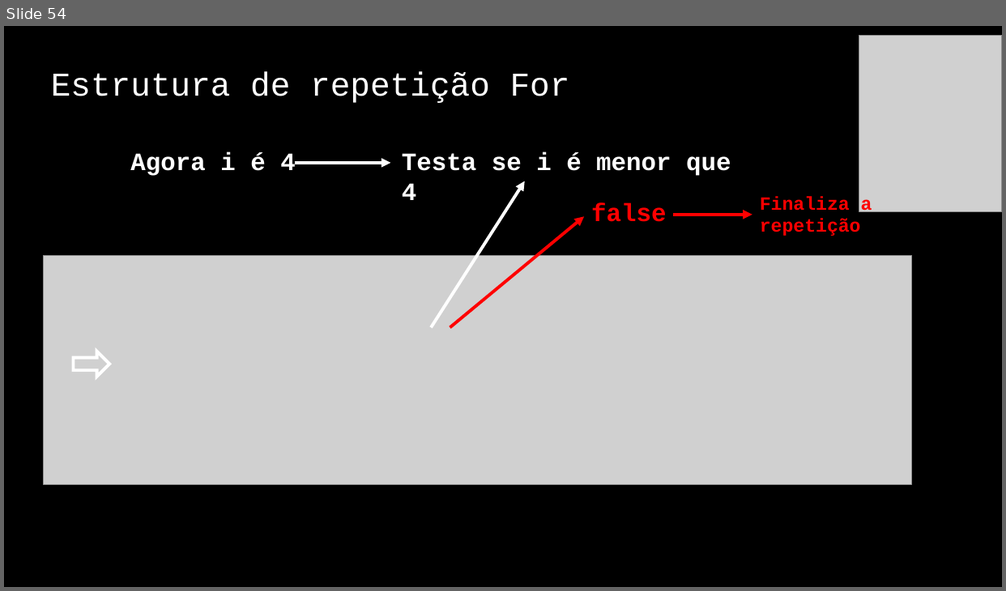
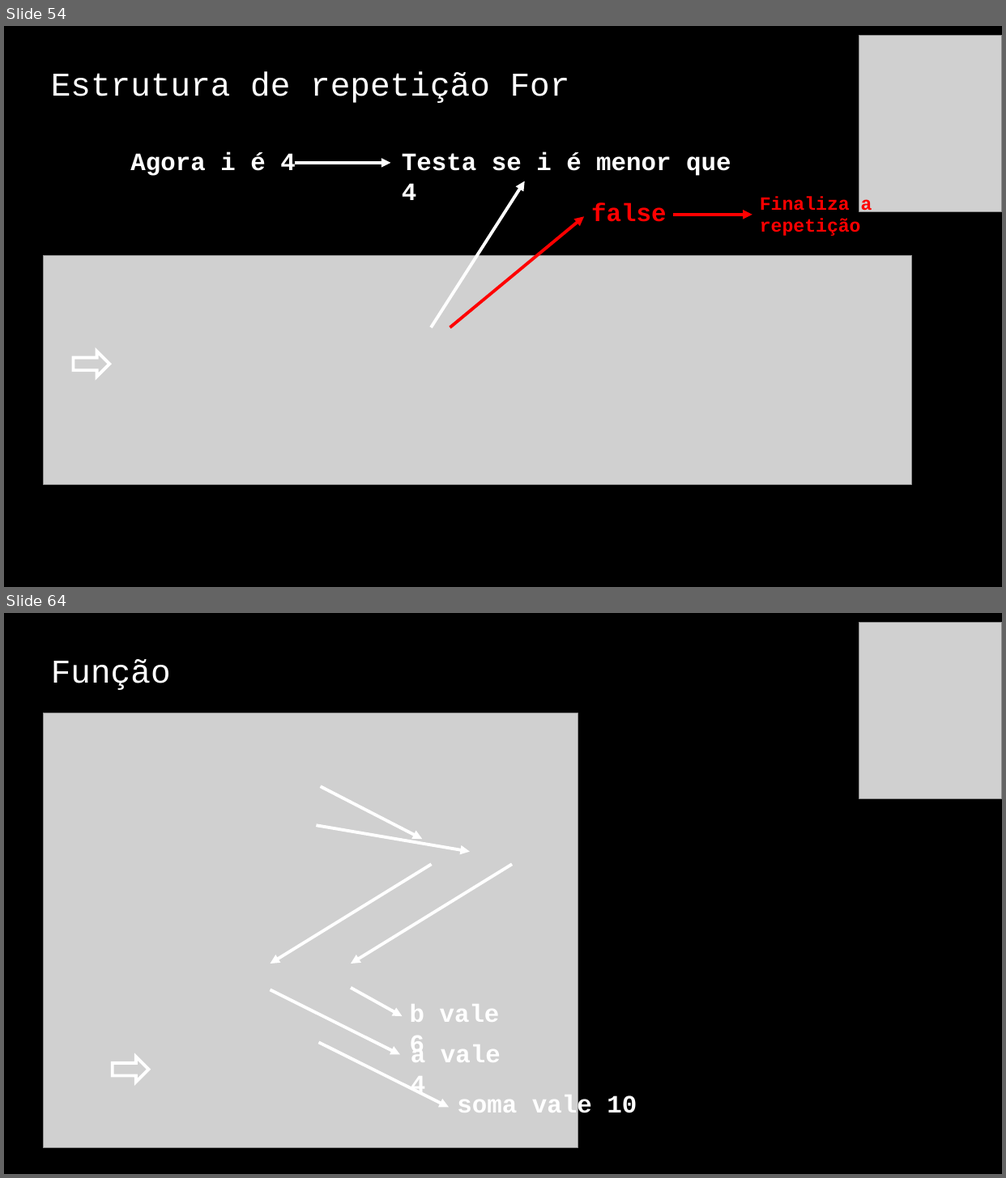
Before and after one commit to jrdutra/algoritmos, a slide deck: material_de_apoio/resumo_pratico.pptx. Shown one above the other, each under a label of ours: slide 54 before the commit, slides 54 and 64 after it; the slides between them are not shown. The pictures are 1006x591 and 1006x1178 pixels, drawn with LibreOffice and Linux fonts; fonts in the diff are those of the drawing; grey boxes stand for pictures. Boxes give left, top, right and bottom in pixels: in the first picture for what was removed or moved away, otherwise in the second. Text is boxed around its words. In the diff, an @@ line names an element or a change of style, - is before the commit and + after.

```diff
--- a/material_de_apoio/resumo_pratico.pptx
+++ b/material_de_apoio/resumo_pratico.pptx
@@ slide 64 added at [4, 613, 1002, 1174], background #000000 @@
@@ picture added at [859, 622, 1002, 798] @@
@@ title added at [51, 659, 171, 690], 32 pt, text #FFFFFF @@
+Função
@@ picture added at [44, 713, 578, 1148] @@
@@ arrow added from (321, 786) to (423, 839), #FFFFFF 3 pt @@
@@ arrow added from (316, 825) to (470, 852), #FFFFFF 3 pt @@
@@ arrow added from (432, 865) to (270, 964), #FFFFFF 3 pt @@
@@ arrow added from (513, 865) to (351, 964), #FFFFFF 3 pt @@
@@ arrow added from (270, 990) to (400, 1054), #FFFFFF 3 pt @@
@@ arrow added from (351, 988) to (403, 1016), #FFFFFF 3 pt @@
@@ text added at [410, 1004, 500, 1059], 24 pt, text #FFFFFF, bold @@
+b vale 6
@@ arrow added from (319, 1043) to (449, 1108), #FFFFFF 3 pt @@
@@ text added at [411, 1045, 501, 1097], 24 pt, text #FFFFFF, bold @@
+a vale 4
@@ down arrow added at [113, 1057, 148, 1082], outline #FFFFFF 3 pt @@
@@ text added at [457, 1095, 637, 1120], 24 pt, text #FFFFFF, bold @@
+soma vale 10
```
Also in this commit, not shown: 11 other slides added, 1 slide removed.
